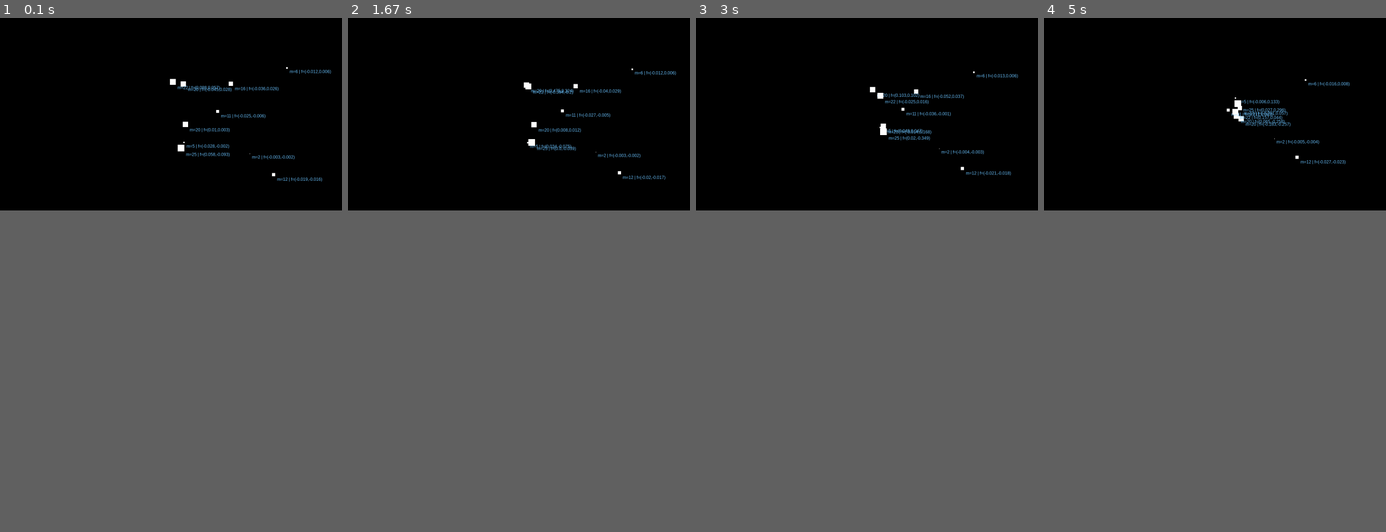
Above: before the commit, frames 1-4 (left to right).
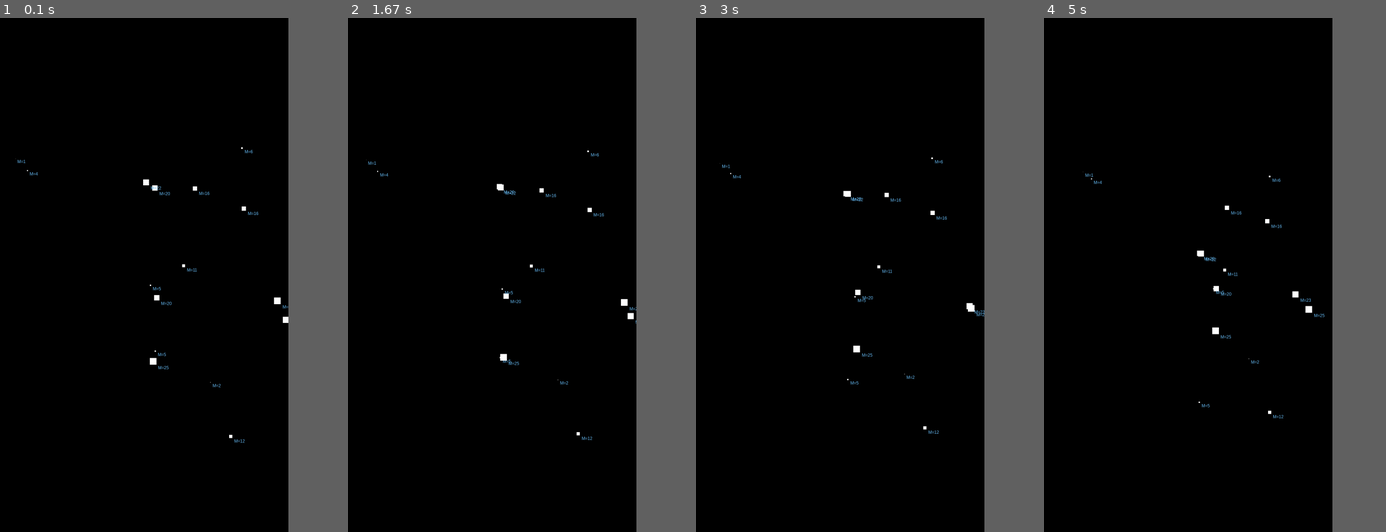
Above: after the commit, the same moments.

Repository: anishsatalkar/python_gravity_simulation_pygame
Game: pygame game, started from gravity_simulation.py
Two runs of this game, one before a commit and one after it. Both use one fixed random seed, a clock stepped at 60 frames per second and the inputs below.
Inputs:
- Up to frame 1 (0.1 s): no input
- Up to frame 2 (1.67 s): no input
- Up to frame 3 (3 s): no input
- Up to frame 4 (5 s): no input
In our replay, the window is 600x337 before the commit and 506x900 after it. These sizes can differ from the game's own. Grey fills any space a smaller window leaves; there, only what the larger window draws over its background counts as a difference.

The runs differ from the first frame. In frame 1, 1.0% of the frame differs, in the area x 4-97%, y 9-83%; in frame 2, 0.9%; in frame 3, 1.0%; in frame 4, 1.0%.

Commit message:
minor optimizations

Diff:
--- a/gravity_simulation.py
+++ b/gravity_simulation.py
@@ -26,12 +26,10 @@
     return fx, fy
 
 
-gravitational_constant = 6.67408e-11
-G = gravitational_constant * 100000000  # Otherwise the bodies would not move given the small value of gravitational
-# constant
-NUM_OF_BODIES = 10
-WIDTH = 1280
-HEIGHT = 720
+G = 6.67408e-11 * 100_000_000  # Otherwise the bodies would not move given the small value of gravitational constant
+NUM_OF_BODIES = 16
+WIDTH = 1080
+HEIGHT = 1920
 WHITE = (255, 255, 255)
 BLACK = (0, 0, 0)
 BLUE = (109, 196, 255)
@@ -44,17 +42,13 @@
     bodies.append(Body([px, py], [0, 0], [0, 0], m))
 
 pygame.init()
-
 size = WIDTH, HEIGHT
-
 screen = pygame.display.set_mode(size)
 
 font = pygame.font.SysFont('Arial', 16)
-
 text = font.render('0', True, BLUE)
 textRect = text.get_rect()
-
-while 1:
+while True:
     screen.fill(BLACK)
     for event in pygame.event.get():
         if event.type == pygame.QUIT: sys.exit()
@@ -83,9 +77,11 @@
         pos_a[0] = pos_a[0] + body_a.v[0]
         pos_a[1] = pos_a[1] + body_a.v[1]
 
-        mass_text = 'm={0}'.format(m_a)
-        force_text = 'f=({0},{1})'.format(fx_total.__round__(3), fy_total.__round__(3))
-        text_str = mass_text + ' | ' + force_text
+        mass_text = 'M={0}'.format(m_a)
+        # force_text = 'F=({0},{1})'.format(fx_total.__round__(3), fy_total.__round__(3))
+        # velocity_text = 'V=({},{})'.format(body_a.v[0].__round__(3),body_a.v[1].__round__(3))
+        # text_str = mass_text + '   ' + force_text + '   ' + velocity_text
+        text_str = mass_text
 
         body_a_size = body_a.size
 
@@ -95,6 +91,5 @@
 
         screen.blit(text, textRect)
 
-        pygame.draw.rect(screen, (255, 255, 255), pygame.Rect(pos_a[0], pos_a[1], body_a.size[0], body_a.size[1]))
-
+        pygame.draw.rect(screen, (255, 255, 255), pygame.Rect(pos_a[0], pos_a[1], body_a_size[0], body_a_size[1]))
     pygame.display.flip()
